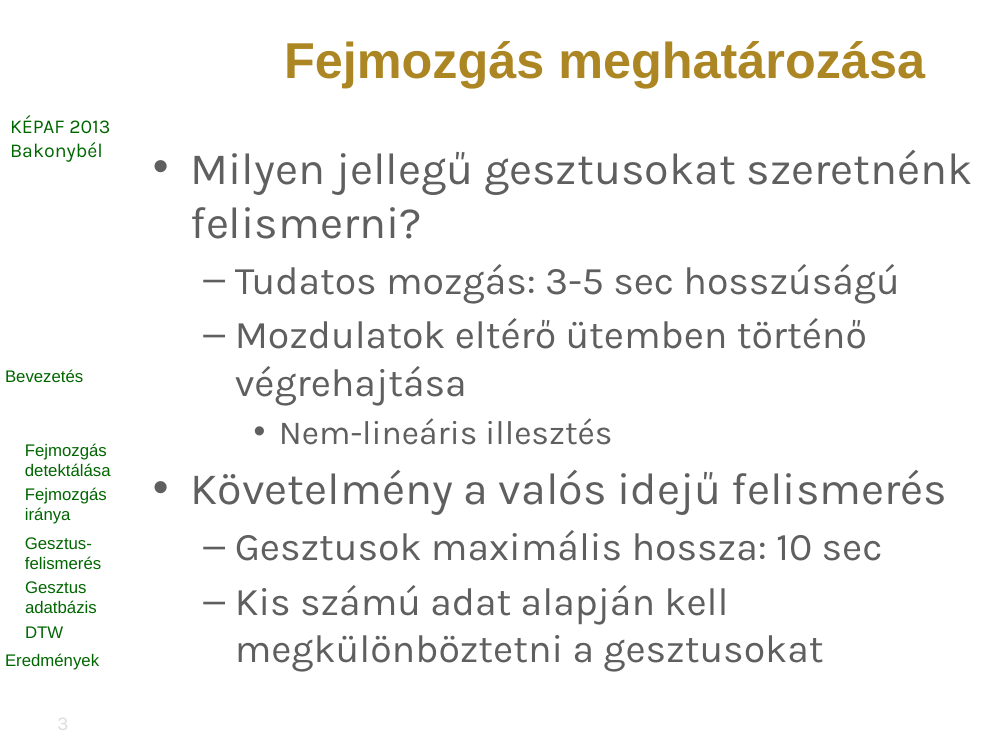
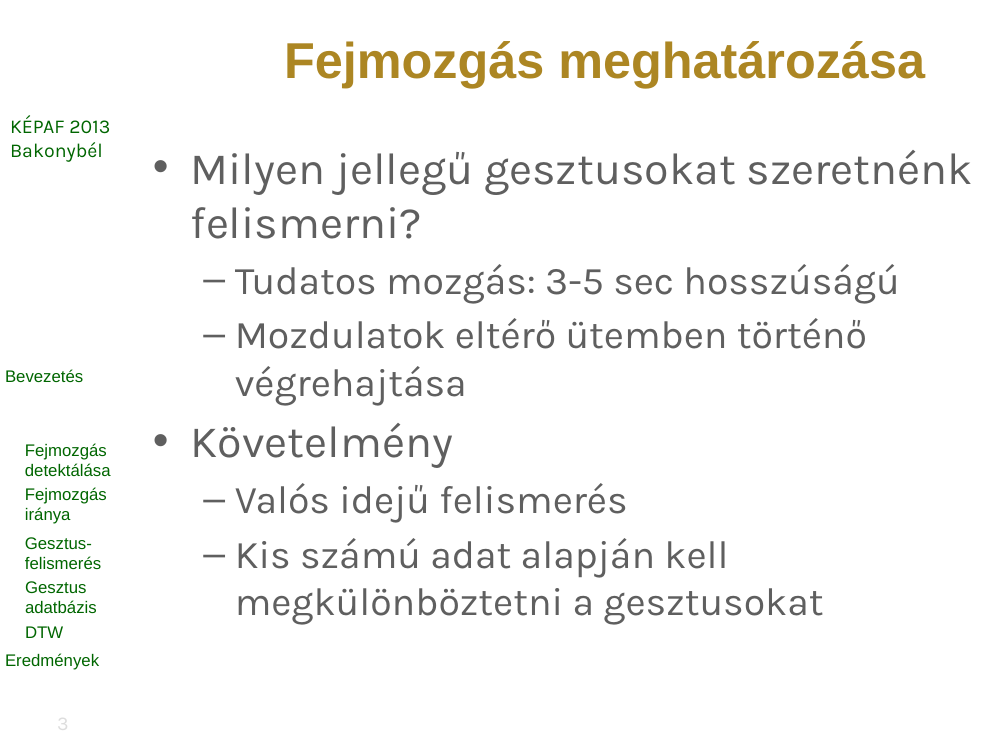
Before and after one commit to vohoaiviet/face-gesture-api, a slide deck: slide 3 of HeadMovement/research/kepaf/ppt/bertok.kornel.kepaf.2013.pptx. Drawn at 1008x756 pixels with LibreOffice and Linux fonts; fonts in the diff are those of the drawing; background and template pictures are left out. Boxes give left, top, right and bottom in pixels: in the first picture for what was removed or moved away, otherwise in the second. Text is boxed around its words. In the diff, an @@ line names an element or a change of style, - is before the commit and + after.

```diff
--- a/HeadMovement/research/kepaf/ppt/bertok.kornel.kepaf.2013.pptx
+++ b/HeadMovement/research/kepaf/ppt/bertok.kornel.kepaf.2013.pptx
@@ text at bbox=[191, 423, 627, 523]: text changed; size 32 to 28 pt @@
-    • Nem-lineáris illesztés
-• Követelmény a valós idejű felismerés
-  – Gesztusok maximális hossza: 10 sec
+• Követelmény
+  – Valós idejű felismerés
```
Also in this commit, not shown: 6 other slides changed, 1 other file.
